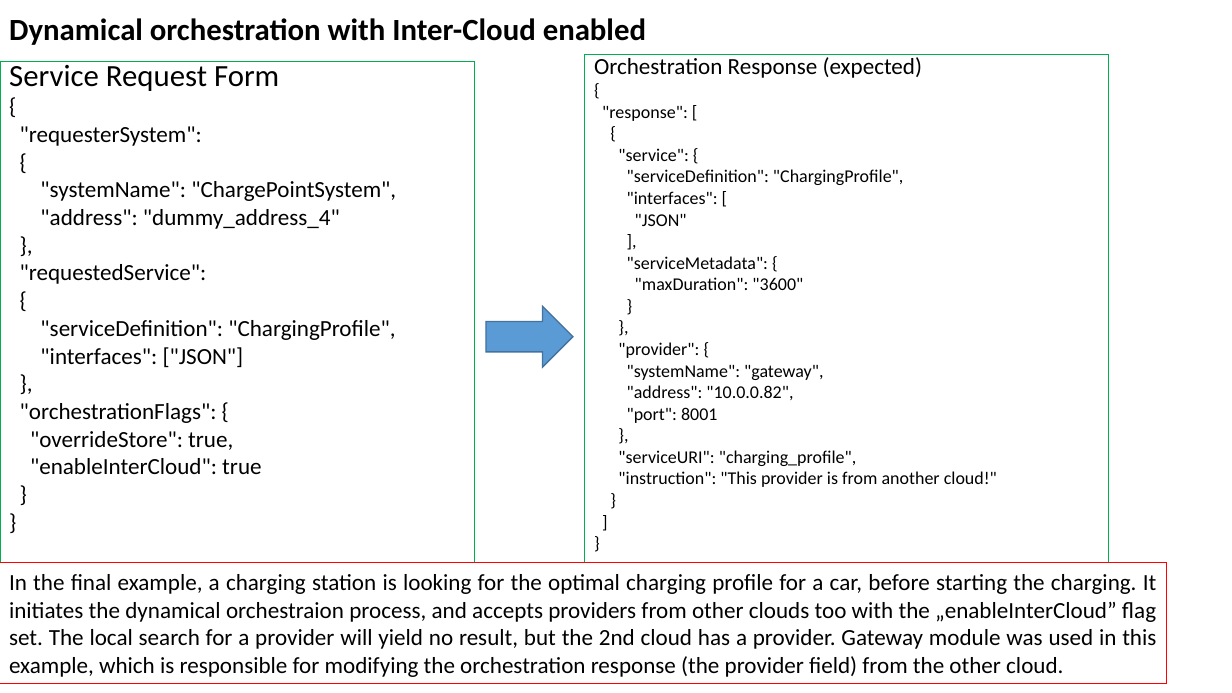
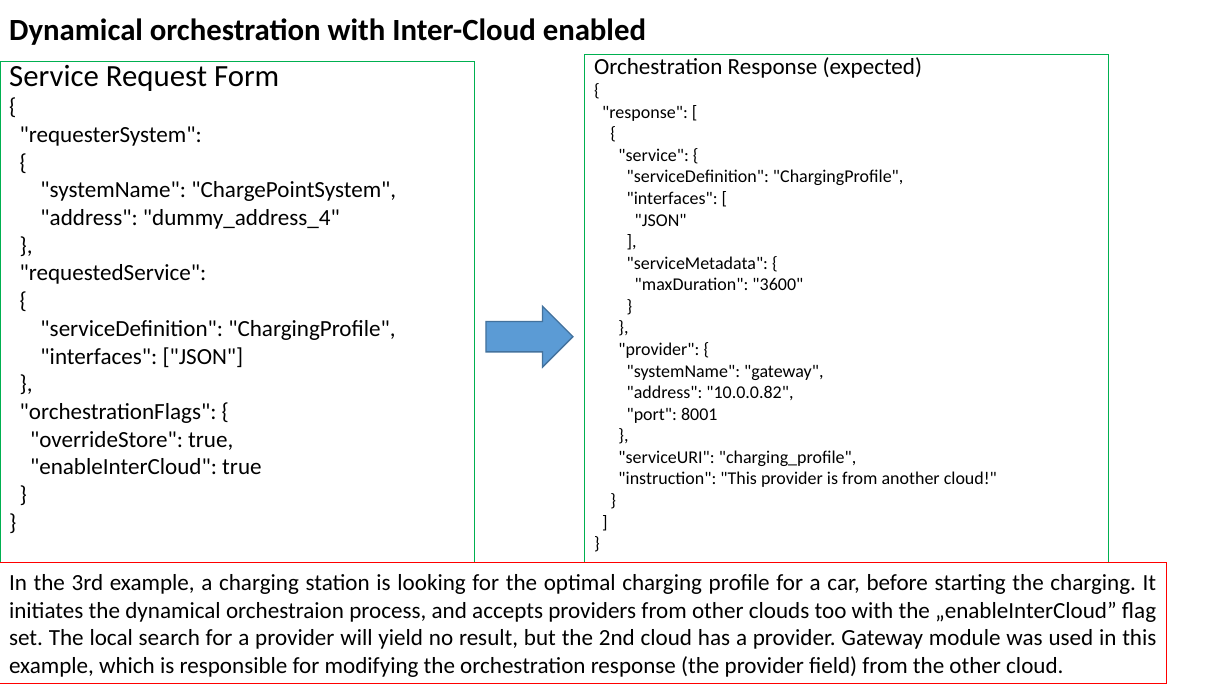
Before and after one commit to hegeduscs/arrowhead, a slide deck: slide 21 of documentation/Quick-Start-Guide-M3.pptx (slide 22 before the commit). Drawn at 1232x693 pixels with LibreOffice and Linux fonts; fonts in the diff are those of the drawing. Boxes give left, top, right and bottom in pixels: in the first picture for what was removed or moved away, otherwise in the second. Text is boxed around its words. In the diff, an @@ line names an element or a change of style, - is before the commit and + after.

```diff
--- a/documentation/Quick-Start-Guide-M3.pptx
+++ b/documentation/Quick-Start-Guide-M3.pptx
@@ text in rectangle at bbox=[9, 574, 1157, 677]: text changed @@
-In the final example, a charging station is looking for the optimal charging profile for a car, before starting the charging. It initiates the dynamical orchestraion process, and accepts providers from other clouds too with the „enableInterCloud” flag set. The local search for a provider will yield no result, but the 2nd cloud has a provider. Gateway module was used in this example, which is responsible for modifying the orchestration response (the provider field) from the other cloud.
+In the 3rd example, a charging station is looking for the optimal charging profile for a car, before starting the charging. It initiates the dynamical orchestraion process, and accepts providers from other clouds too with the „enableInterCloud” flag set. The local search for a provider will yield no result, but the 2nd cloud has a provider. Gateway module was used in this example, which is responsible for modifying the orchestration response (the provider field) from the other cloud.
```
Also in this commit, not shown: 1 other slide changed.
